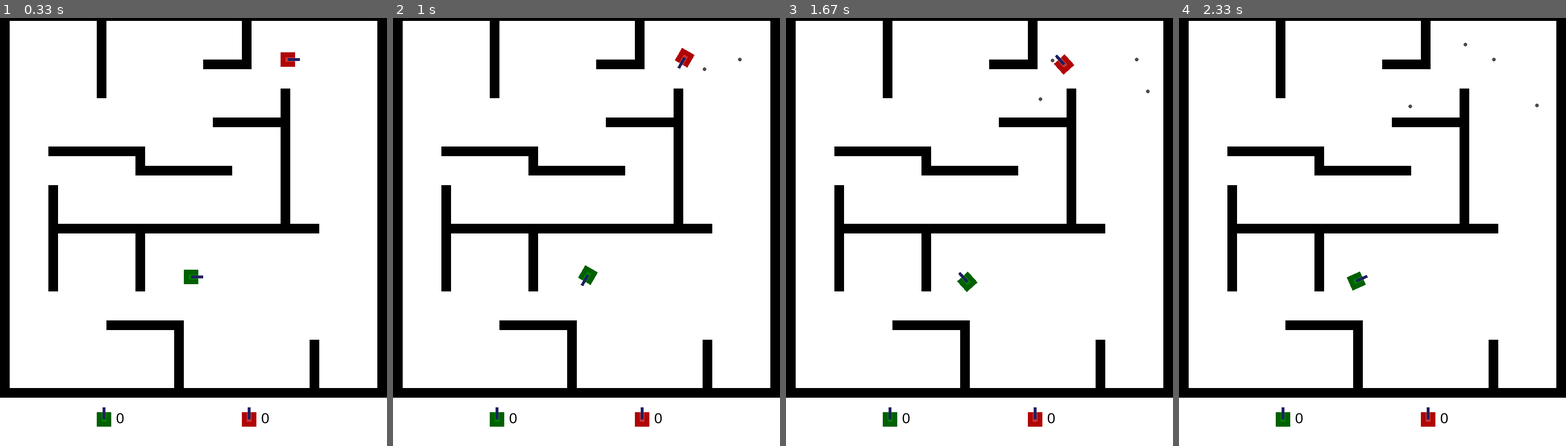
Above: before the commit, frames 1-4 (left to right).
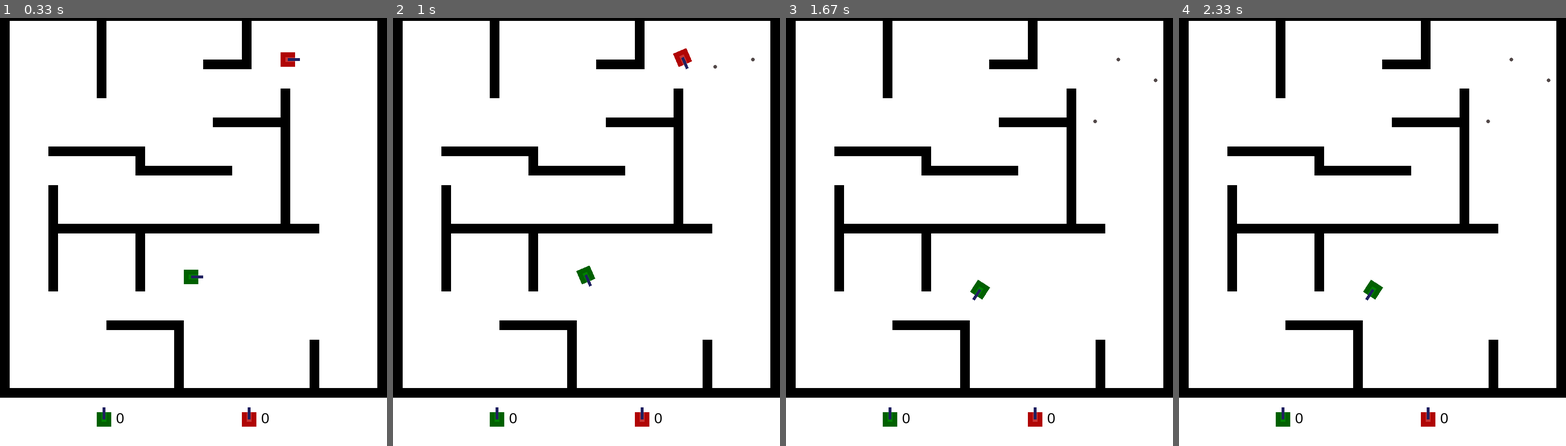
Above: after the commit, the same moments.

Repository: will-hd/Tank-Trouble
Game: pygame game, started from run.py
The game is run twice, just before and just after one commit, with the same random seed, the same clock (stepped at 60 frames per second) and the same inputs.
Inputs:
- Up to frame 1 (0.33 s): no input
- Up to frame 2 (1 s): tap F at 0.33, 0.73 s; hold Right from 0.67 s (still down); hold D from 0.67 s (still down)
- Up to frame 3 (1.67 s): tap F at 1.03, 1.23, 1.57 s; release Right at 1.13 s; release D at 1.13 s; hold Up 1.17-1.47 s; hold W 1.17-1.47 s; hold Right from 1.5 s (still down); hold D from 1.5 s (still down)
- Up to frame 4 (2.33 s): tap F at 1.87 s; release Right at 1.97 s; release D at 1.97 s

Frame 1 is identical in both runs. In frame 2, 0.2% of the frame differs, in the area x 47-94%, y 6-63%; in frame 3, 0.4%, in the area x 44-96%, y 8-67%; in frame 4, 0.3%.

Commit message:
fix: bullet now shoots from actual end of barrel, makes self collision before leaving rect less likely

Diff:
--- a/bullets.py
+++ b/bullets.py
@@ -20,12 +20,12 @@
         self.mask = pygame.mask.from_surface(self.image)
 
         self.direction = direction
-        self.position = position.copy() + self.direction*6 # Bullet spawned closer to end of barrel
+        self.position = position.copy() + self.direction*20 # Bullet spawned closer to end of barrel
         self.rect = self.image.get_rect(center=self.position)
 
 
-        self.bullet_speed = 170
-        self.lifetime = 80000 # milliseconds
+        self.bullet_speed = 190
+        self.lifetime = 8000 # milliseconds
         self.spawn_time = pygame.time.get_ticks()
 
         self.frame = 0
@@ -66,10 +66,11 @@
         # Check if bullet collides with any tanks
         # Allow delay time so that bullet can leave the tank's rect.
         # Then check if rects collide before mask for better efficiency
-        if current_time - self.spawn_time >= 180:
+        if current_time - self.spawn_time >= 50:
             if pygame.sprite.spritecollide(self, self.game.tank_group, False, pygame.sprite.collide_rect):
                 # Now check if bullet collides with tank's mask
                 tank_hit_list = pygame.sprite.spritecollide(self, self.game.tank_group, True, pygame.sprite.collide_mask)
+                # maybe add offset so that bullet has to overlap slightly?
 
                 if tank_hit_list:
                     self.kill() # Kill bullet as well as tank
--- a/run.py
+++ b/run.py
@@ -38,6 +38,7 @@
 
     def reset(self):
         pygame.time.delay(3000)
+        self.all_bullet_group.empty()
         for tank in self.tanks:
             if not tank.IS_ALIVE:
                 self.tank_group.add(tank)
--- a/tank.py
+++ b/tank.py
@@ -22,6 +22,7 @@
         self.rotation_offset = 0
 
         self.tank_speed = 100
+        self.tank_rot_speed = 200
         self.shoot_frequency: int = 300 #/milliseconds
         self.bullet_ready: bool = True
         self.max_bullets = 5
@@ -96,9 +97,9 @@
     def handle_key_press(self, keys):
 
         if keys[constants.MOVEMENT_KEYS[self.PLAYER_ID]['CLOCKWISE']]:
-                self.angle -= 6
+                self.angle -= self.tank_rot_speed * self.game.dt
         if keys[constants.MOVEMENT_KEYS[self.PLAYER_ID]['ANTI-CLOCKWISE']]:
-                self.angle += 6
+                self.angle += self.tank_rot_speed * self.game.dt
         if keys[constants.MOVEMENT_KEYS[self.PLAYER_ID]['FORWARD']]:
                 self.control(forward=+1)
         if keys[constants.MOVEMENT_KEYS[self.PLAYER_ID]['BACKWARD']]:
